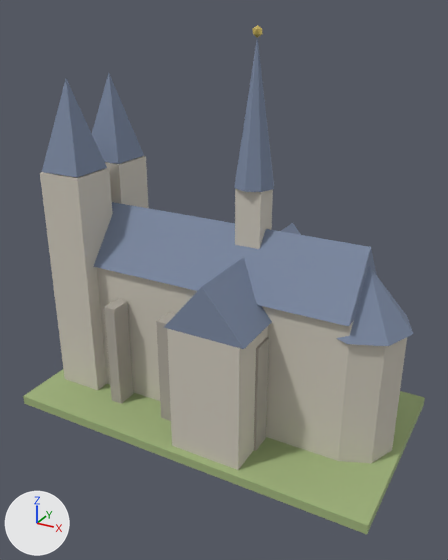
What one commit did to the glTF model game/assets/models/cathedral.glb.
Camera for both pictures: a 50 mm camera at (1.71, -3.11, 2.48) aimed at (0.02, -0.03, 0.94). Lighting does not change. The marker at lower left points along +X, +Y and +Z. The older version comes first. Vertices at exactly the same position are counted once.

Names of what the first picture shows: 'cathedral'.
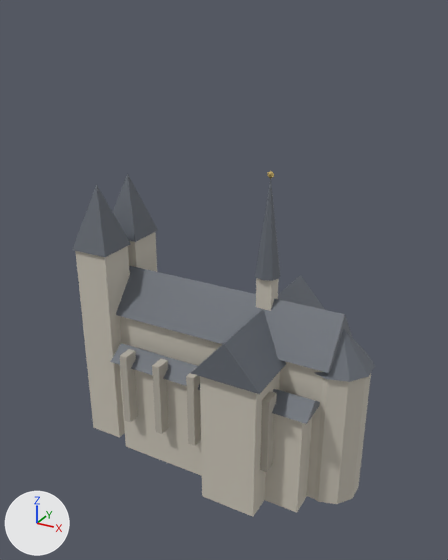
What differs and where, as boxes [x1, y1, x2, y2] in the pictures (448 x 560 px; the box of a moved part takes in the faces that stretch with it):
'cathedral', recoloured, reshaped, moved (25% narrower, 32% shorter)
    before: [23, 25, 425, 534]
    after: [72, 171, 375, 517]
part 1 of me_cube, added
    after: [119, 316, 323, 499]
part 2 of me_cube, added
    after: [119, 365, 312, 512]
part 3 of me_cube, added
    after: [200, 372, 280, 517]
part 4 of me_cube, added
    after: [314, 374, 371, 504]
part 5 of me_cube, added
    after: [75, 246, 130, 437]
part 6 of me_cube, added
    after: [128, 232, 157, 272]
part 7 of me_cube, added
    after: [256, 278, 279, 311]
part 8 of me_cube, moved or reshaped
    before: [93, 202, 376, 326]
    after: [116, 266, 353, 373]
part 9 of me_cube, added
    after: [111, 344, 320, 424]
part 10 of me_cube, moved or reshaped
    before: [164, 223, 301, 349]
    after: [191, 275, 325, 394]
part 11 of me_cube, added
    after: [315, 329, 375, 382]
part 12 of me_cube, moved or reshaped
    before: [42, 79, 107, 177]
    after: [72, 184, 130, 257]
part 13 of me_cube, moved or reshaped
    before: [92, 73, 144, 164]
    after: [113, 173, 158, 242]
part 14 of me_cube, added
    after: [255, 179, 280, 281]
part 15 of me_cube, added
    after: [120, 349, 138, 423]
part 16 of me_cube, added
    after: [152, 359, 169, 434]
part 17 of me_cube, added
    after: [186, 373, 201, 446]
part 18 of me_cube, added
    after: [260, 391, 277, 472]
part 19 of me_cube, deleted
    before: [23, 25, 425, 534]

Edits to the bpy script that builds the scene:
```text
Change mat_slate:
    mat_slate.base_color: (0.2, 0.25, 0.36) -> (0.13, 0.145, 0.17)  # greyish blue #7c89a2 -> grey #656a73
Change me_cube:
    remove me_cube.from_pydata(...)  # 162 vertices, 248 faces; spans x -1.2..1.2, y -0.65..0.65, z -0.03..2.37
    remove me_cube.materials.append(mat_grass)  # green #a0b37c
    add me_cube.from_pydata(...)  # 222 vertices, 336 faces; spans x -0.95..0.98, y -0.54..0.54, z -0.49..1.52
    me_cube part 1: a new loose piece, a box spanning x -0.75..0.75, y -0.18..0.18, z -0.49..0.49, in mat_stonelight (light grey #cbc5b8)
    me_cube part 2: a new loose piece, a box spanning x -0.6..0.7, y -0.34..-0.18, z -0.49..0.22, in mat_stonelight (light grey #cbc5b8)
    me_cube part 3: a new loose piece, a box spanning x 0.12..0.48, y -0.5..0.5, z -0.49..0.44, in mat_stonelight (light grey #cbc5b8)
    me_cube part 4: a new loose piece, a 10-sided cylinder along z spanning x 0.6..0.96, y -0.19..0.19, z -0.49..0.43, in mat_stonelight (light grey #cbc5b8)
    me_cube part 5: a new loose piece, a box spanning x -0.94..-0.7, y -0.28..-0.04, z -0.49..0.91, in mat_stonelight (light grey #cbc5b8)
    me_cube part 6: a new loose piece, a box spanning x -0.94..-0.7, y 0.04..0.28, z -0.49..0.91, in mat_stonelight (light grey #cbc5b8)
    me_cube part 7: a new loose piece, a box spanning x 0.25..0.35, y -0.05..0.05, z 0.55..0.89, in mat_stonelight (light grey #cbc5b8)
    me_cube part 8: the loose piece of 6 vertices spanning x -0.9..0.9, y -0.28..0.28, z 0.93..1.28 is scaled about its middle by (0.878, 0.786, 0.771), then moved by (0.0, 0.0, -0.5)
    me_cube part 9: the loose piece of 6 vertices spanning x -0.9..0.9, y -0.28..0.28, z 0.93..1.28 is copied, and the copy is scaled about its middle by (0.767, 0.429, 0.229), then moved by (0.05, -0.26, -0.85); it spans x -0.64..0.74, y -0.38..-0.14, z 0.22..0.3
    me_cube part 10: the loose piece of 6 vertices spanning x -0.05..0.45, y -0.6..0.6, z 0.83..1.13 is scaled about its middle by (0.88, 0.9, 0.833), then moved by (0.1, 0.0, -0.42)
    me_cube part 11: a new loose piece, a 10-sided cone pointing to +z spanning x 0.58..0.98, y -0.21..0.21, z 0.43..0.67, in mat_slate (grey #656a73)
    me_cube part 12: the loose piece of 5 vertices spanning x -1.09..-0.81, y -0.34..-0.06, z 1.53..2.08 is scaled about its middle by (0.95, 0.95, 0.764), then moved by (0.13, 0.04, -0.67)
    me_cube part 13: the loose piece of 5 vertices spanning x -1.09..-0.81, y 0.06..0.34, z 1.53..2.08 is scaled about its middle by (0.95, 0.95, 0.764), then moved by (0.13, -0.04, -0.67)
    me_cube part 14: a new loose piece, an 8-sided cone pointing to +z spanning x 0.22..0.38, y -0.08..0.08, z 0.89..1.49, in mat_slate (grey #656a73)
    me_cube part 15: a new loose piece, a box spanning x -0.525..-0.475, y -0.42..-0.32, z -0.185..0.315, in mat_stone (grey #b5afa4)
    me_cube part 16: a new loose piece, a box spanning x -0.275..-0.225, y -0.42..-0.32, z -0.185..0.315, in mat_stone (grey #b5afa4)
    me_cube part 17: a new loose piece, a box spanning x -0.025..0.025, y -0.42..-0.32, z -0.185..0.315, in mat_stone (grey #b5afa4)
    me_cube part 18: a new loose piece, a box spanning x 0.475..0.525, y -0.42..-0.32, z -0.185..0.315, in mat_stone (grey #b5afa4)
    me_cube part 19: 15 loose pieces with 140 vertices, spanning x -1.2..1.2, y -0.65..0.65, z -0.03..2.37, are deleted
    other edits to the shape of me_cube do not show in these pictures
    remove me_cube.materials.append(mat_darkstone)  # grey #ada89e
    add me_cube.materials.append(mat_stonelight)  # light grey #cbc5b8
Change ob_cathedral:
    ob_cathedral.location: (0.0, 0.0, 0.03) -> (0.0, 0.0, 0.135)
```
